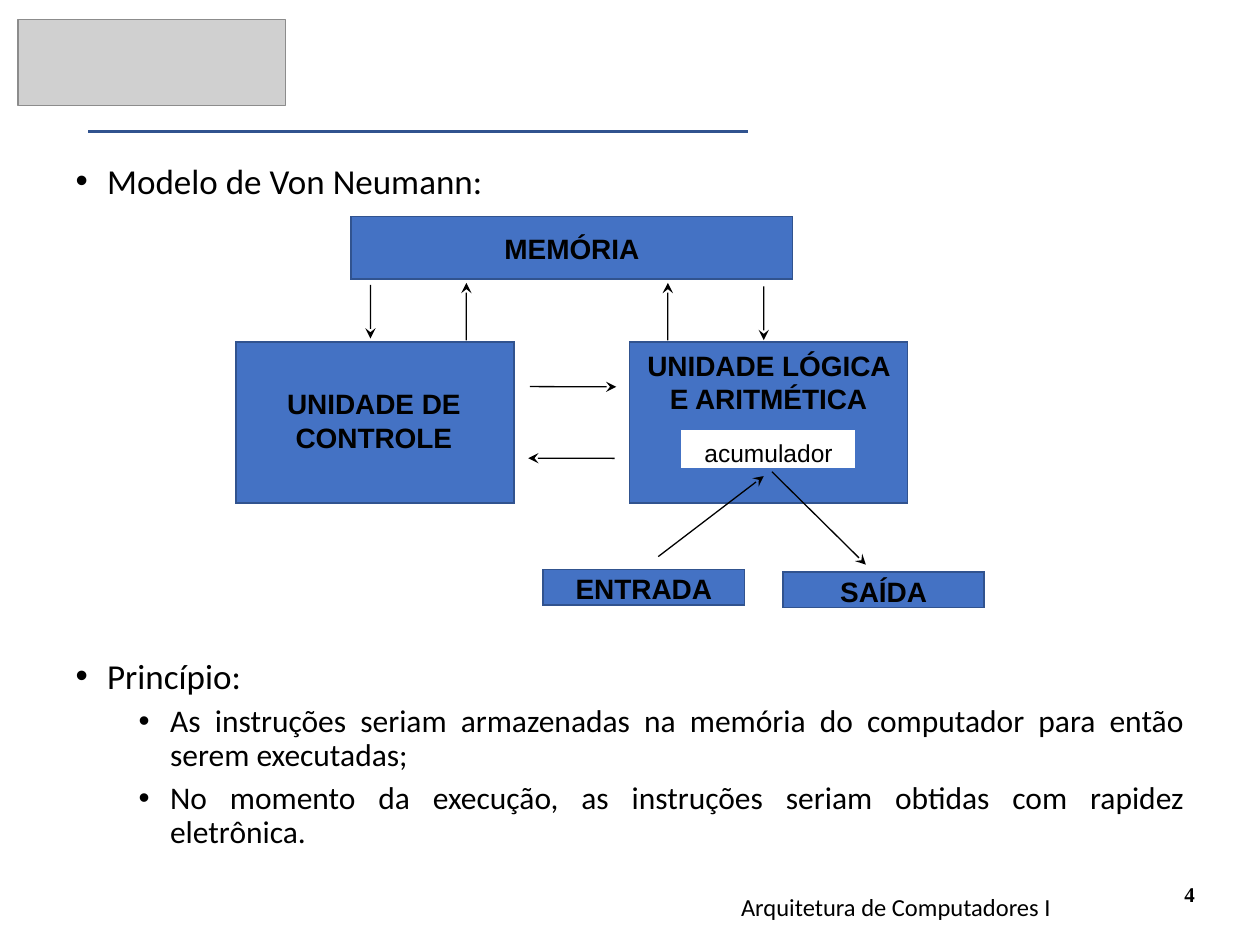
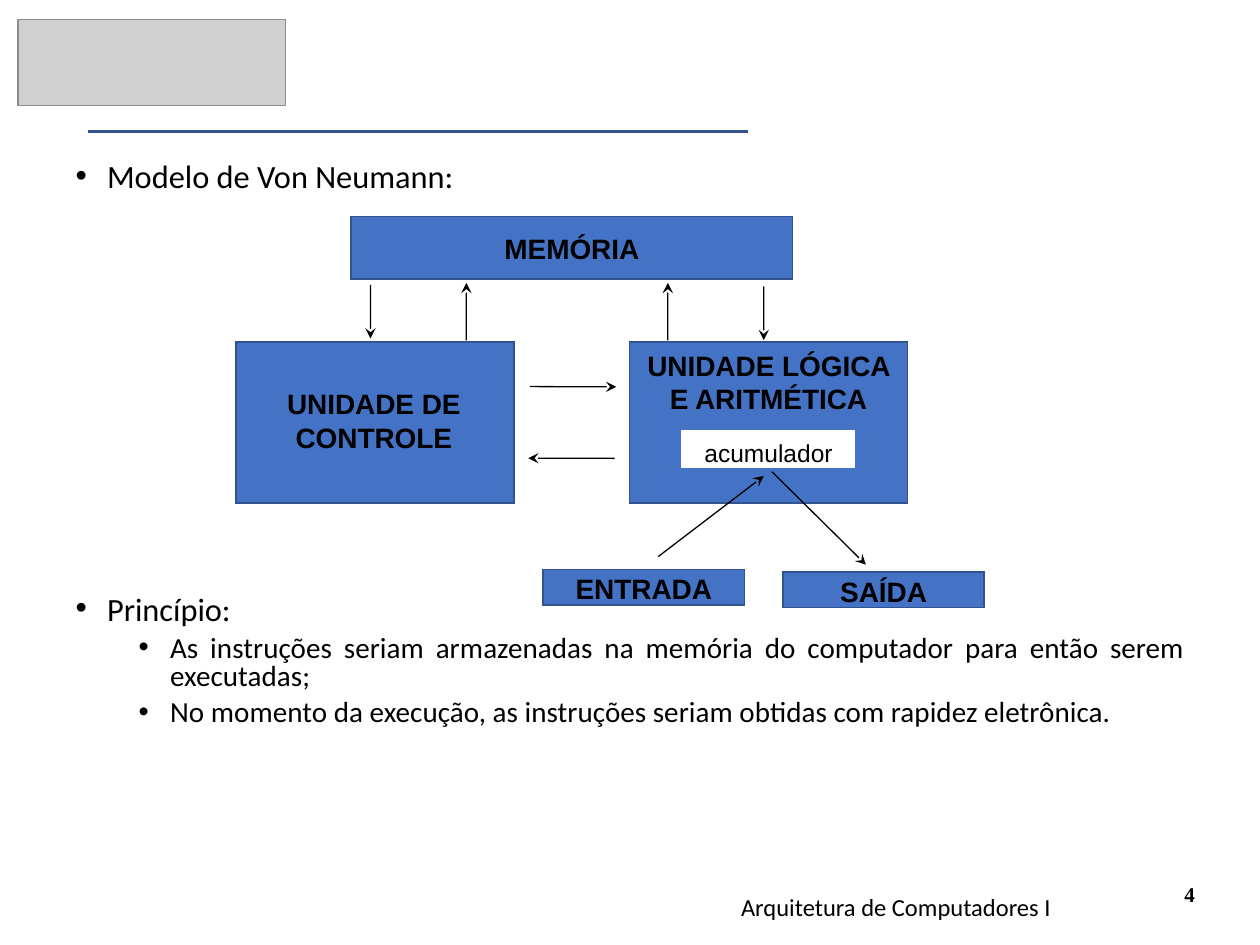
Before and after one commit to CloudEducationBrazil/WydenArquiteturaComputadores, a slide deck: slide 4 of 01 Classes/Aula2 - Arquitetura - Organização do Computador.pptx. Drawn at 1260x945 pixels with LibreOffice and Linux fonts; fonts in the diff are those of the drawing; grey boxes stand for pictures. Boxes give left, top, right and bottom in pixels: in the first picture for what was removed or moved away, otherwise in the second. Text is boxed around its words. In the diff, an @@ line names an element or a change of style, - is before the commit and + after.

Commit message:
Ajuste ppt aulas arq comput 11/03/2024

```diff
--- a/01 Classes/Aula2 - Arquitetura - Organização do Computador.pptx
+++ b/01 Classes/Aula2 - Arquitetura - Organização do Computador.pptx
@@ text "Modelo de Von Neumann:" at [107,165,1183,727]: size 20 to 18.5 pt in "Modelo de Von Neumann:", "Princípio:"; size 18 to 16.6 pt in "As instruções seriam armazenadas na memória do ...", "No momento da execução, as instruções seriam ..."; line spacing 0.9 to 0.8 @@
```
Also in this commit, not shown: 8 other slides changed, 1 other file.
